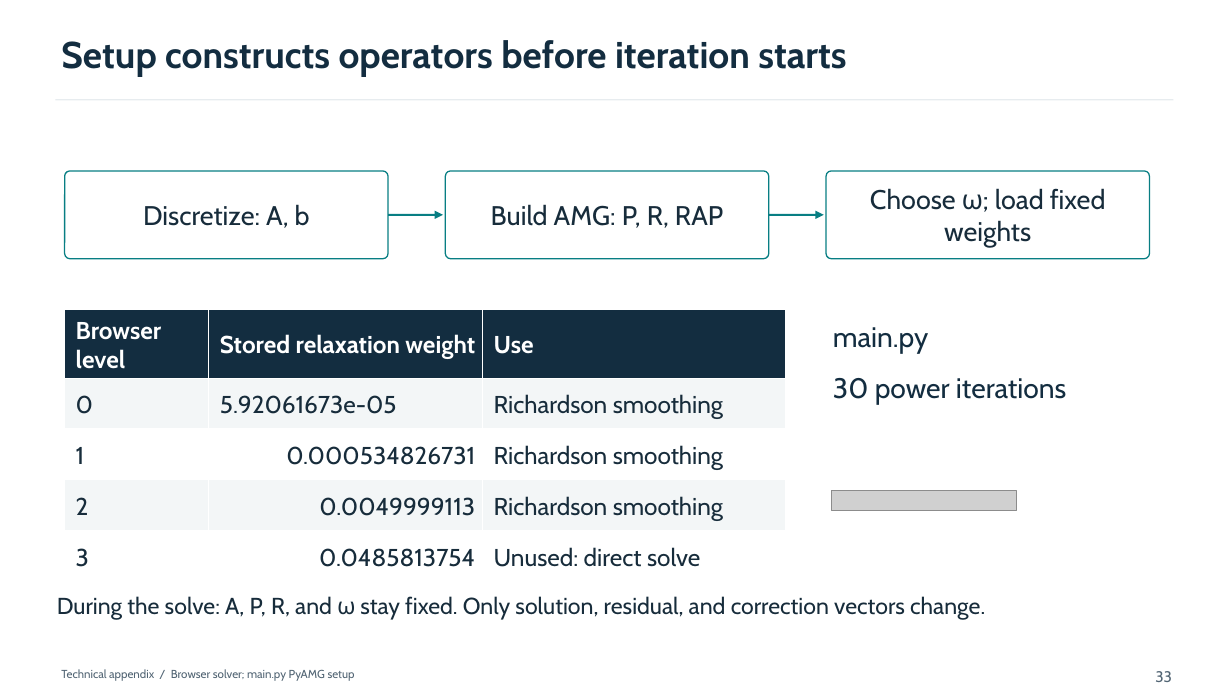
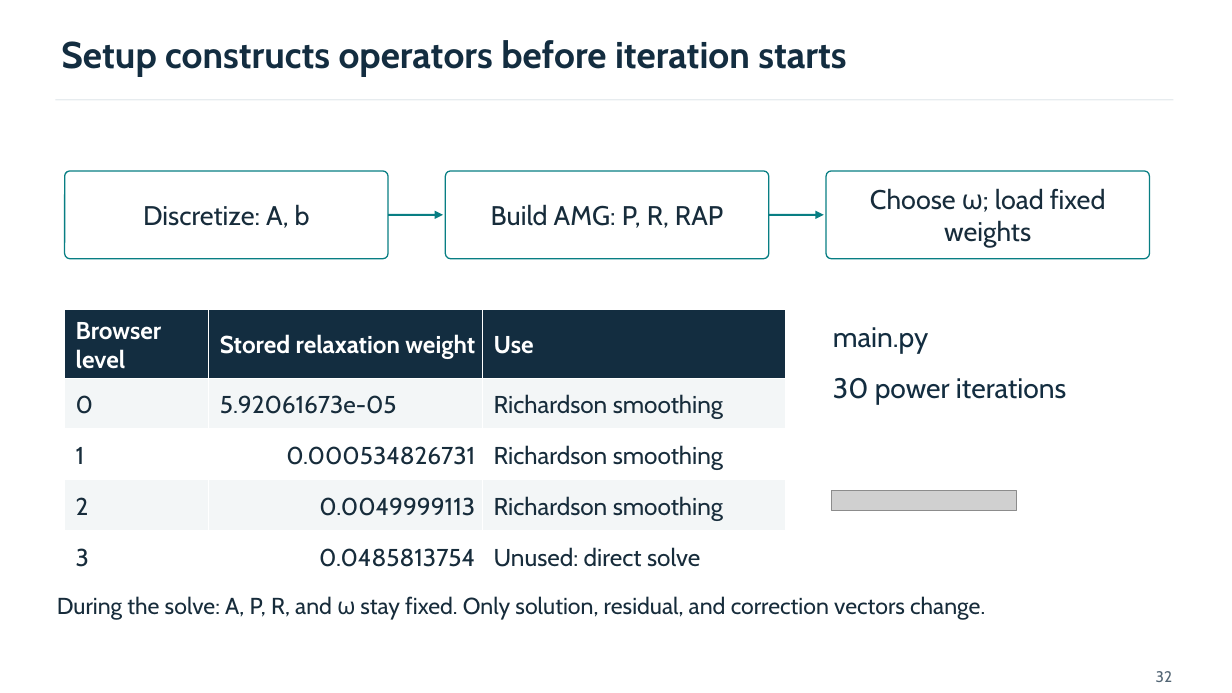
Before and after one commit to samarthdubey46/multigrid-pde-solver, a slide deck: slide 32 of presentation/build/photonic-pde-draft.pptx (slide 33 before the commit). Drawn at 1232x693 pixels with LibreOffice and Linux fonts; fonts in the diff are those of the drawing; grey boxes stand for pictures. Boxes give left, top, right and bottom in pixels: in the first picture for what was removed or moved away, otherwise in the second. Text is boxed around its words. In the diff, an @@ line names an element or a change of style, - is before the commit and + after.

```diff
--- a/presentation/build/photonic-pde-draft.pptx
+++ b/presentation/build/photonic-pde-draft.pptx
@@ text removed at [61,669,355,681] @@
-Technical appendix / Browser solver; main.py PyAMG setup
@@ text at [1156,671,1172,682]: text changed @@
-33
+32
```
Also in this commit, not shown: 32 other slides changed, 2 slides removed, 10 other files.
